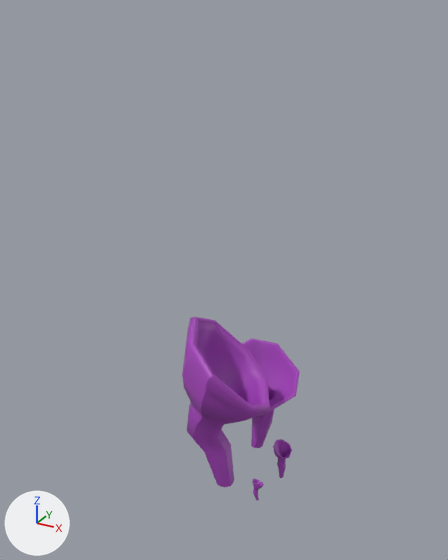
What one commit did to the FBX model VolcanoGJ2020/Assets/Scenes/GameArt_scenes/assets/Alien_plant04.fbx.
One viewpoint serves both versions: a camera (50 mm lens) standing at (0.95, -1.893, 1.754) and looking at (-0.05, -0.075, 0.845). The axes (+X, +Y, +Z) are drawn at lower left. The lights are the same throughout. Where no turn or scale is listed for an object, it has been applied to the vertices.

The scene before the commit, as lines of its bpy script (objects in view):
```python
me_mesh = bpy.data.meshes.new('Mesh')
me_mesh.from_pydata(...)  # 184 vertices, 364 faces; spans x -0.173..0.191, y -0.209..0.218, z -0.246..0.454
me_mesh.materials.append(mat_leaves01)  # purple #a646bc
me_mesh_001 = bpy.data.meshes.new('Mesh.001')
me_mesh_001.from_pydata(...)  # 168 vertices, 332 faces; spans x -0.173..0.169, y -0.167..0.157, z -0.174..0.279
me_mesh_001.materials.append(mat_leaves01)  # purple #a646bc
me_mesh_002 = bpy.data.meshes.new('Mesh.002')
me_mesh_002.from_pydata(...)  # 168 vertices, 332 faces; spans x -0.033..0.035, y -0.041..0.037, z -0.057..0.11
me_mesh_002.materials.append(mat_leaves01)  # purple #a646bc
me_mesh_003 = bpy.data.meshes.new('Mesh.003')
me_mesh_003.from_pydata(...)  # 168 vertices, 332 faces; spans x -0.0206..0.0243, y -0.0201..0.02, z -0.0342..0.0657
me_mesh_003.materials.append(mat_leaves01)  # purple #a646bc
ob_champi_base_03 = bpy.data.objects.new('Champi_Base_03', me_mesh)
ob_champi_base_03.location = (0.001, -0.162, 0.248)
ob_champi_base_04 = bpy.data.objects.new('Champi_Base_04', me_mesh_001)
ob_champi_base_04.location = (0.007, 0.12, 0.164)
ob_champi_base_05 = bpy.data.objects.new('Champi_Base_05', me_mesh_002)
ob_champi_base_05.location = (0.189, -0.024, 0.056)
ob_champi_base_06 = bpy.data.objects.new('Champi_Base_06', me_mesh_003)
ob_champi_base_06.location = (0.17, -0.21, 0.056)
```
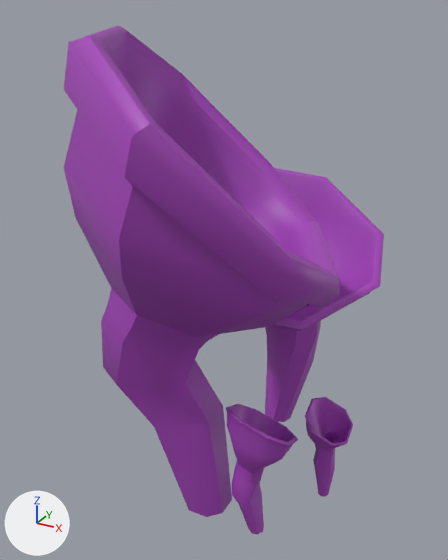
Location of each change, [x1, y1, x2, y2] in pixels of the pictures (448 x 560 px):
'Champi_Base_03', mesh rescaled, moved (211% wider, 187% taller): before [182, 317, 270, 488]; after [64, 25, 340, 517]
'Champi_Base_04', mesh rescaled, moved: before [242, 338, 300, 448]; after [265, 168, 384, 422]
'Champi_Base_06', reshaped, moved: before [252, 479, 264, 500]; after [226, 404, 298, 534]
'Champi_Base_05', mesh rescaled, moved (145% wider, 152% taller): before [273, 439, 292, 478]; after [305, 397, 353, 497]

The edits, one by one:
me_mesh has 184 vertices, 364 faces and spans x -0.173..0.191, y -0.209..0.218, z -0.246..0.454.
me_mesh is used by ob_champi_base_03; location (0.001, -0.162, 0.248).
me_mesh part 2: the whole mesh is scaled about the mesh origin by 2.41.
me_mesh_002 has 168 vertices, 332 faces and spans x -0.033..0.035, y -0.041..0.037, z -0.057..0.11.
me_mesh_002 is used by ob_champi_base_05; location (0.189, -0.024, 0.056).
me_mesh_002 part 3: the whole mesh is scaled about the mesh origin by 2.41.
me_mesh_003 has 168 vertices, 332 faces and spans x -0.0206..0.0243, y -0.0201..0.02, z -0.0342..0.0657.
me_mesh_003 is used by ob_champi_base_06; location (0.17, -0.21, 0.056).
me_mesh_003 part 4: the whole mesh is multiplied about the mesh origin by the matrix ((5.634, 0.0, 0.0), (0.0, 5.634, 0.0), (0.0, 0.0, 5.634)).
me_mesh_001 has 168 vertices, 332 faces and spans x -0.173..0.169, y -0.167..0.157, z -0.174..0.279.
me_mesh_001 is used by ob_champi_base_04; location (0.007, 0.12, 0.164).
me_mesh_001 part 1: the whole mesh is scaled about the mesh origin by 2.41.
Object 'Champi_Base_03' (ob_champi_base_03) moves from (0.001, -0.162, 0.248) to (0.001, -0.298, 0.609).
Object 'Champi_Base_05' (ob_champi_base_05) moves from (0.189, -0.024, 0.056) to (0.375, -0.044, 0.149).
Object 'Champi_Base_06' (ob_champi_base_06) moves from (0.17, -0.21, 0.056) to (0.206, -0.286, 0.149).
Object 'Champi_Base_04' (ob_champi_base_04) moves from (0.007, 0.12, 0.164) to (0.007, 0.338, 0.429).
